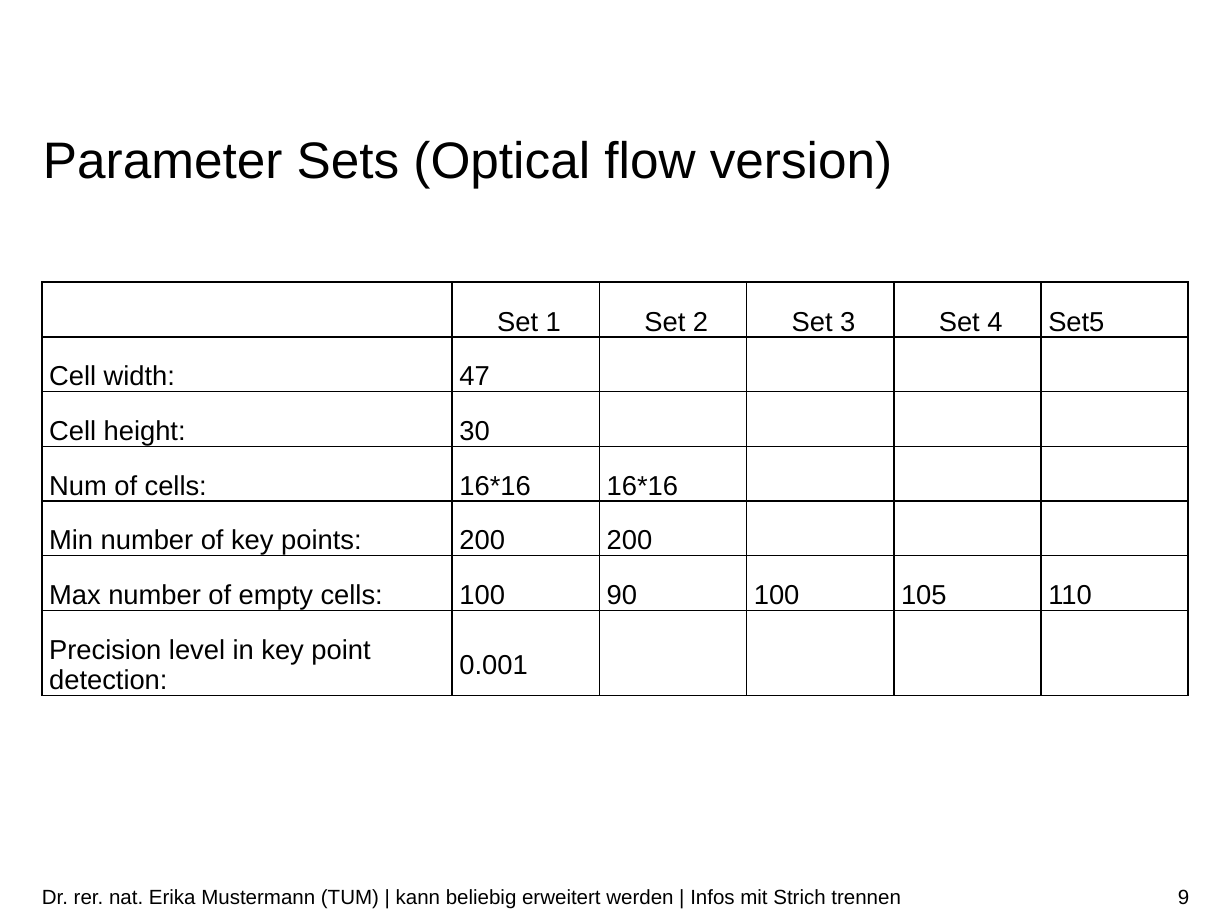
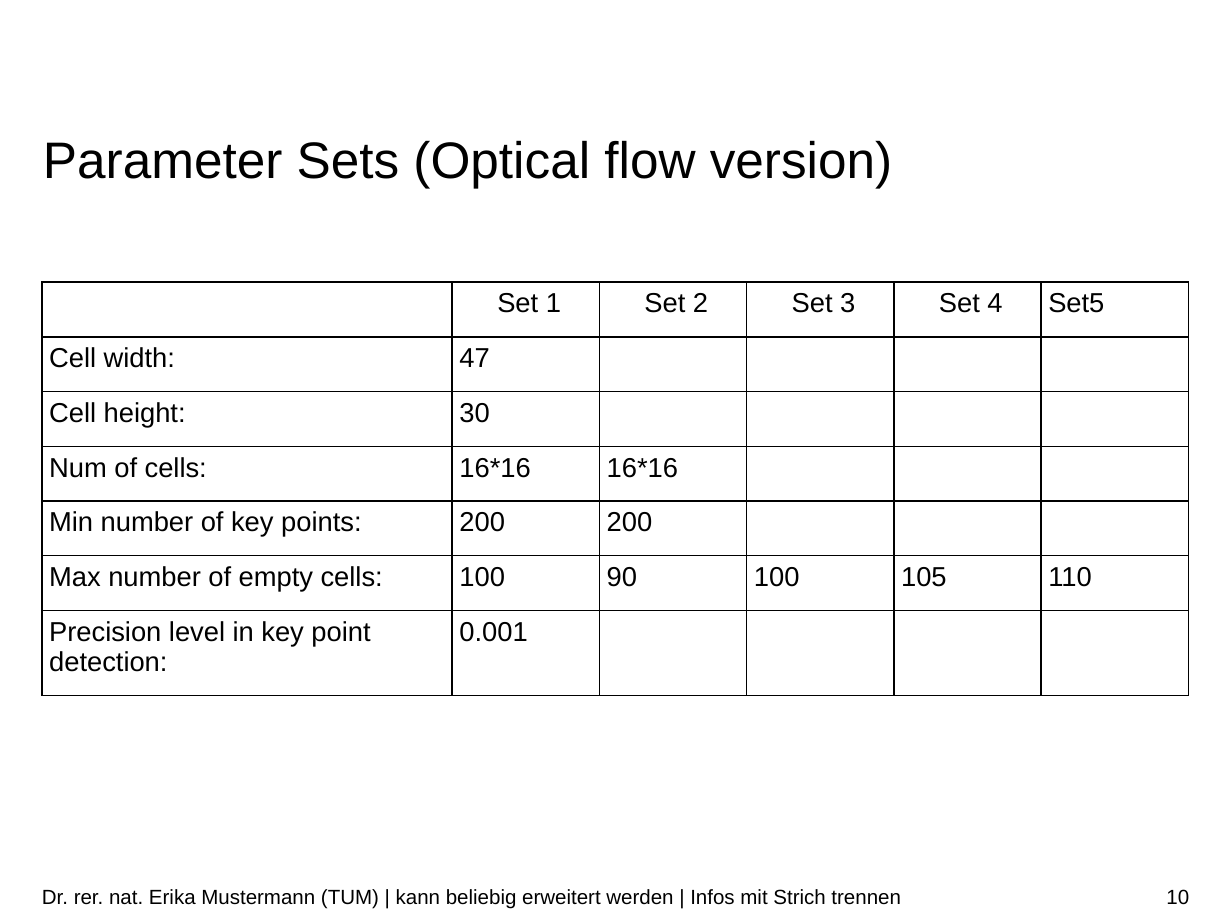
Before and after one commit to Tom-Huang/visual_navigation, a slide deck: slide 10 of Indirect Visual Odometry with Optical Flow.pptx (slide 9 before the commit). Drawn at 1232x924 pixels with LibreOffice and Linux fonts; fonts in the diff are those of the drawing; background and template pictures are left out. Boxes give left, top, right and bottom in pixels: in the first picture for what was removed or moved away, otherwise in the second. Text is boxed around its words. In the diff, an @@ line names an element or a change of style, - is before the commit and + after.

```diff
--- a/Indirect Visual Odometry with Optical Flow.pptx
+++ b/Indirect Visual Odometry with Optical Flow.pptx
@@ table at [42, 282, 1186, 676] @@
@@ borders changed @@
@@ table: place and size @@
-table at [42, 282, 1191, 715]
+table at [42, 282, 1186, 676]
@@ page number at [1166, 889, 1189, 905]: text changed @@
-9
+10
```
Also in this commit, not shown: 19 other slides changed, 2 slides added, 1 slide removed, 2 other files.
